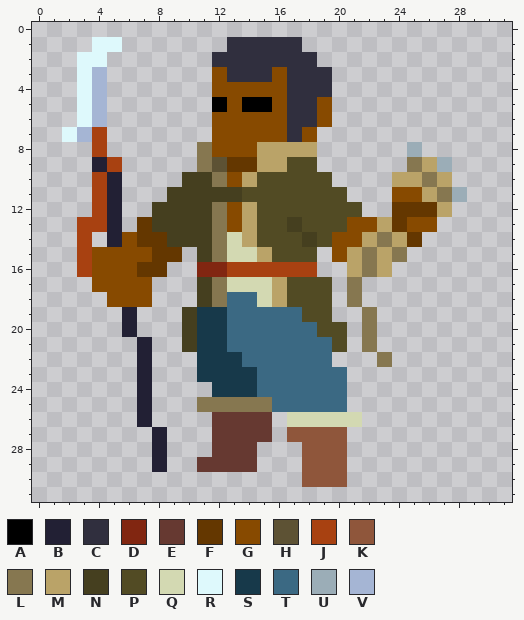
Edited in one commit: pixel-art sprite (resources/definitions/unit_types/commanders/line_breaker/line_breaker.png). Above is the file before it was changed.
The file is 32x32 pixels. Colours within 5 levels of each other are drawn and written as one.
Palette (. is transparent): A #000000  B #222034  C #302f3e  D #812611  E #663931  F #643700  G #874a00  H #5d5234  J #a84111  K #8f563b  L #867750  M #baa368  N #453f1f  P #524b24  Q #d3d9b2  R #def9fc  S #17394a  T #3b6983  U #9badb7  V #a5b5d4
Pixels before, first column x 2:
 1 ..RR.......CCCCC...........
 2 .RR.......CCCCCCC..........
 3 .RV.......GCCCGCCC.........
 4 .RV.......GGGGGCCC.........
 5 .RV.......AGAAGCCG.........
 6 .RV.......GGGGGCCG.........
 7 RVJ.......GGGGGCG..........
 8 ..J......LGGGMMMM......U...
 9 ..BJ.....LHFFMMPP......LMU.
10 ..JB....NNLGMPPPPP....MMLM.
11 ..JB...NNNNNPPPPPPP...GGMLU
12 ..JB..NNNNLGMPPPPPPP..FFFM.
13 .JJB.FNNNNLGMPPNPPPGGMFGG..
14 .J.BGFFNNNLQMPPPNPGGMLMF...
15 .JGGGGFF.NLQQMPPP.GMLML....
16 .JGGGFF..DDJJJJJJ..MLM.....
17 ..GGGG...NLQQQMPPP.L.......
18 ...GGG...NLTTQMPPP.L.......
19 ....B...NSSTTTTTPP..L......
20 ....B...NSSTTTTTTPP.L......
21 .....B..NSSTTTTTTTP.L......
22 .....B...SSSTTTTTT...L.....
23 .....B...SSSSTTTTTT........
24 .....B....SSSTTTTTT........
25 .....B...LLLLLTTTTT........
26 .....B....EEEE.QQQQQ.......
27 ......B...EEEE.KKKK........
28 ......B...EEE...KKK........
29 ......B..EEEE...KKK........
30 ................KKK........
The same view after the edit:
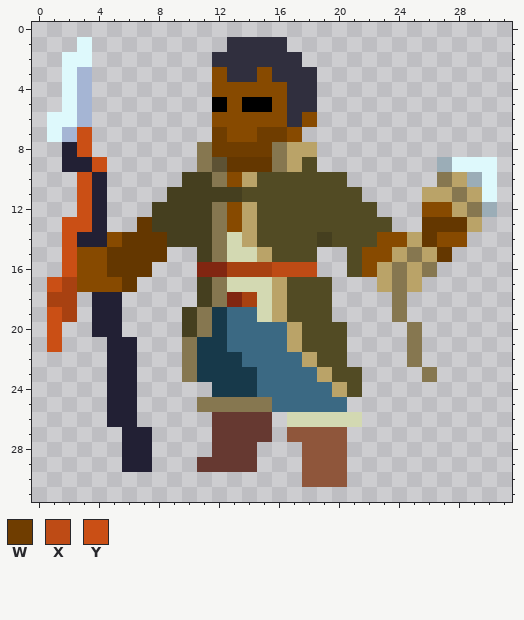
Colours new in this view: W #6f3d00  X #be4b15  Y #ca4f15
Edits made:
Changed rows in their new state; - is an unchanged pixel.
first column x 1:
 1 --R..-----------.-------------
 2 -R-.-------------.------------
 3 -RV.----------GC--.-----------
 4 -RV.--------------.-----------
 5 -RV.--------------.-----------
 6 RRV.-------------G.-----------
 7 RVY.-------W--WWG.------------
 8 -BY.-------WWWWL--------.-----
 9 -BBY.---------FLM-------..-RRR
10 --YB.--------------P---...LMUR
11 --YB.---------------P--..-MLMR
12 --YB.----------------P-..GGMLU
13 -YYB.-----------P---PPP..FFFM-
14 -YBBGF-----------PNPPPGGMFGG--
15 -YG-FFF-.----------.PGGMLMF---
16 -YG-FF-.-------XXX--PG-LML----
17 YJG--F.-------------.-MLM-----
18 JJ-BB..-----DJ------.--L------
19 YJ-BB.----L---QMP----.-L------
20 Y--BB.----L-----MP---.--L-----
21 Y---BB.--L------MPP--.--L-----
22 ----BB.--L-------MPP--.-L-----
23 ----BB.--L--------MPP----L----
24 ----BB.------------MP---------
25 ----BB.-----------------------
26 ----BB.-----------------------
27 -----BB.----------------------
28 -----BB.----------------------
29 -----BB.----------------------
Changed places in both pictures, as pixel boxes (x1, y1, x2, y2):
changed: (47, 37, 497, 472)
